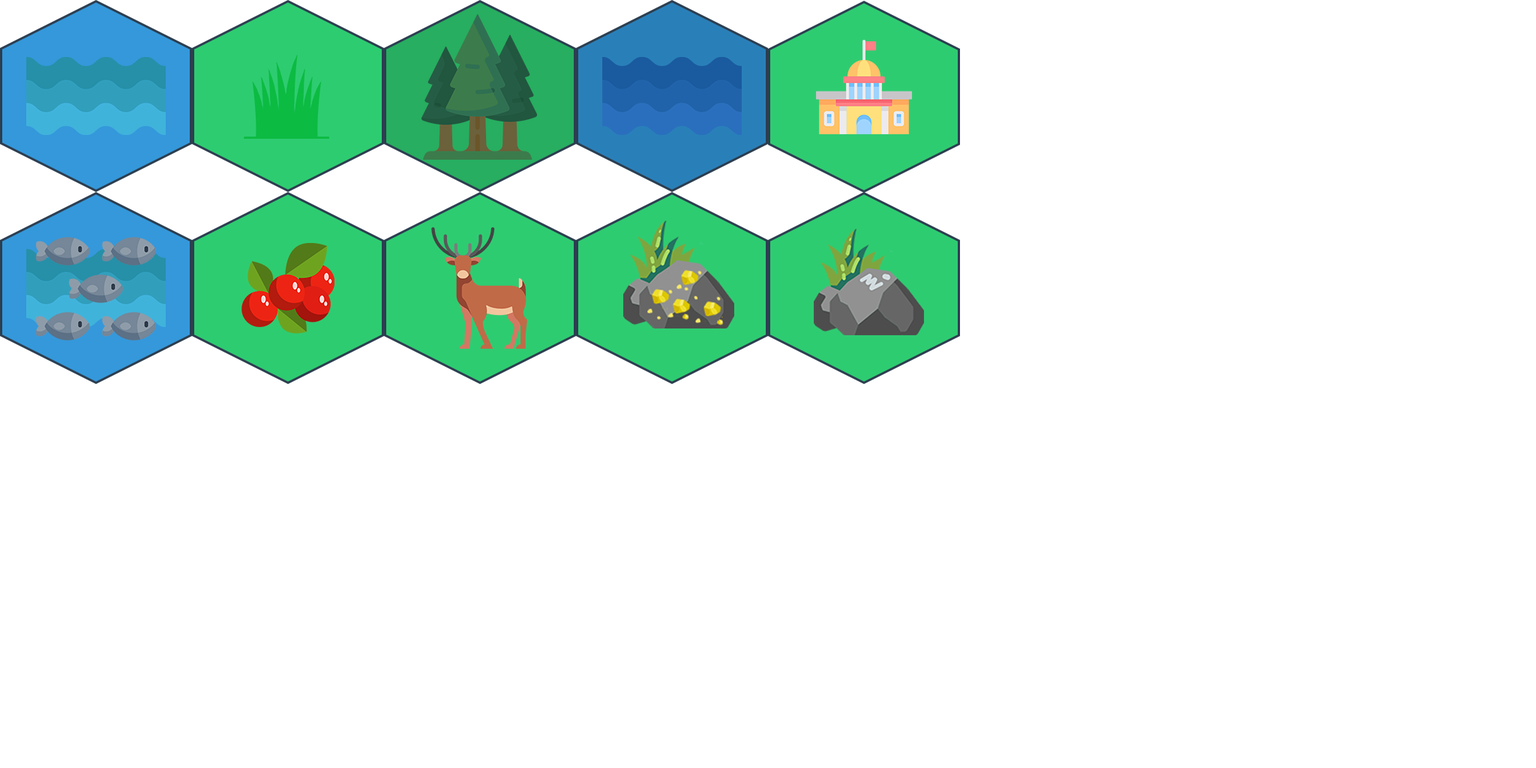
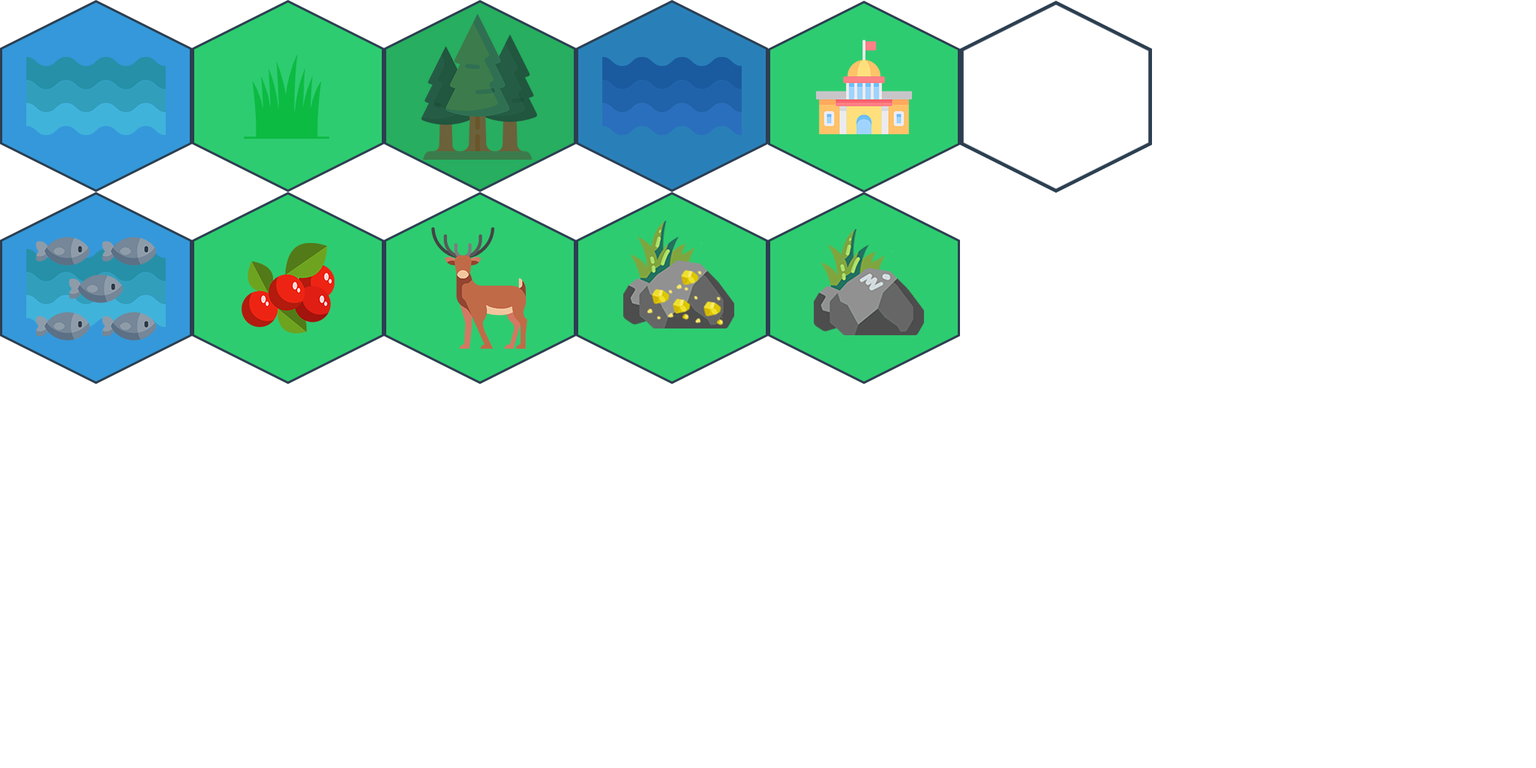
Revision of a layered w=1536, h=768 image; what changed, layer by layer:
added layer "town center copy" above "town center copy 2" over [959, 0, 1152, 193]
added layer "town center copy 2" above "town center" over [959, 0, 1152, 193]
